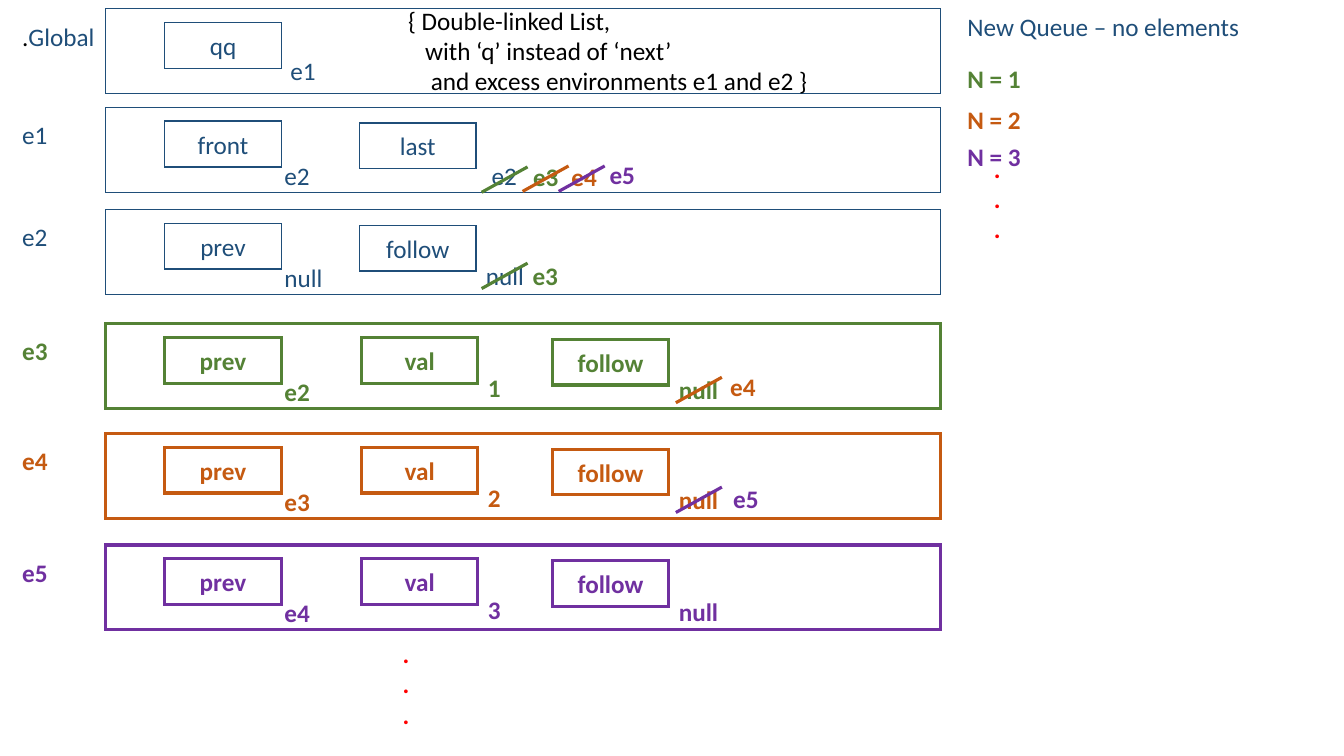
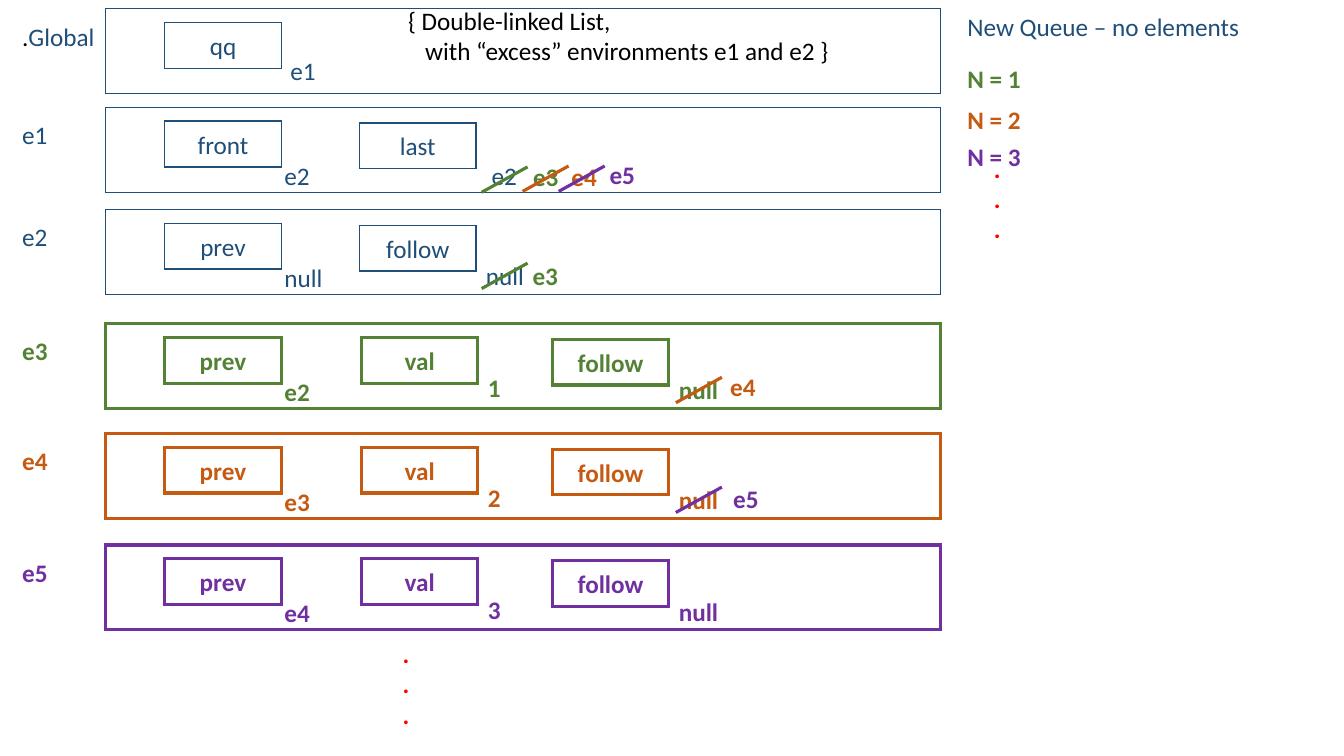
Before and after one commit to ajhigginsllc/Water-Lift, a slide deck: slide 8 of Water Lift.pptx (slide 7 before the commit). Drawn at 1344x756 pixels with LibreOffice and Linux fonts; fonts in the diff are those of the drawing. Boxes give left, top, right and bottom in pixels: in the first picture for what was removed or moved away, otherwise in the second. Text is boxed around its words. In the diff, an @@ line names an element or a change of style, - is before the commit and + after.

```diff
--- a/Water Lift.pptx
+++ b/Water Lift.pptx
@@ text at <box>425,42,814,61</box>: text changed @@
-with ‘q’ instead of ‘next’
-and excess environments e1 and e2 }
+with “excess” environments e1 and e2 }
```
Also in this commit, not shown: 3 other slides changed, 9 slides added.
